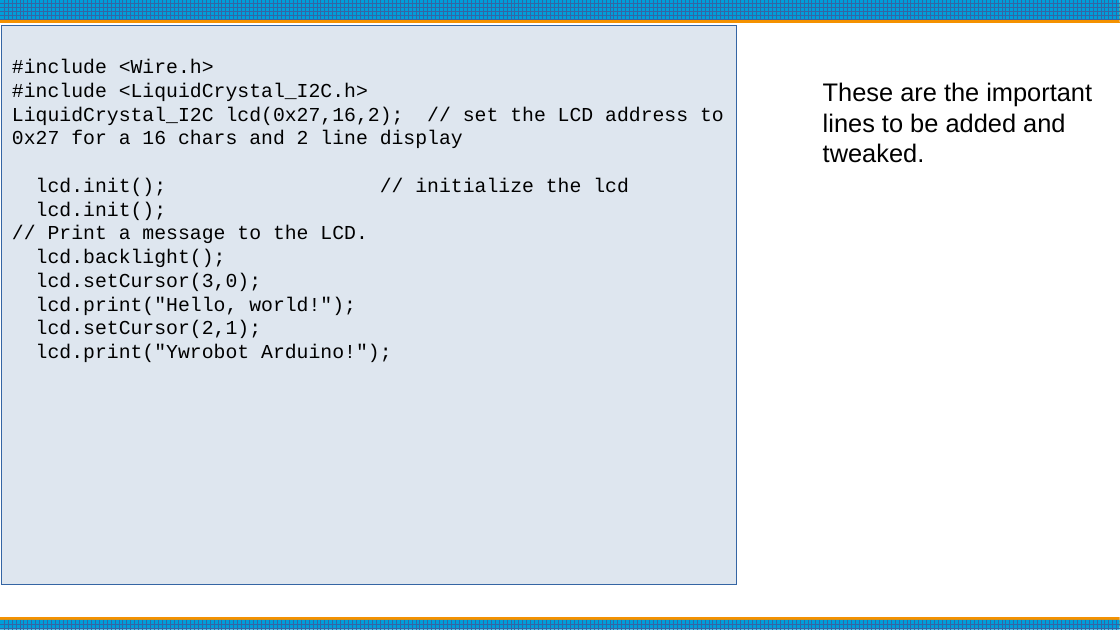
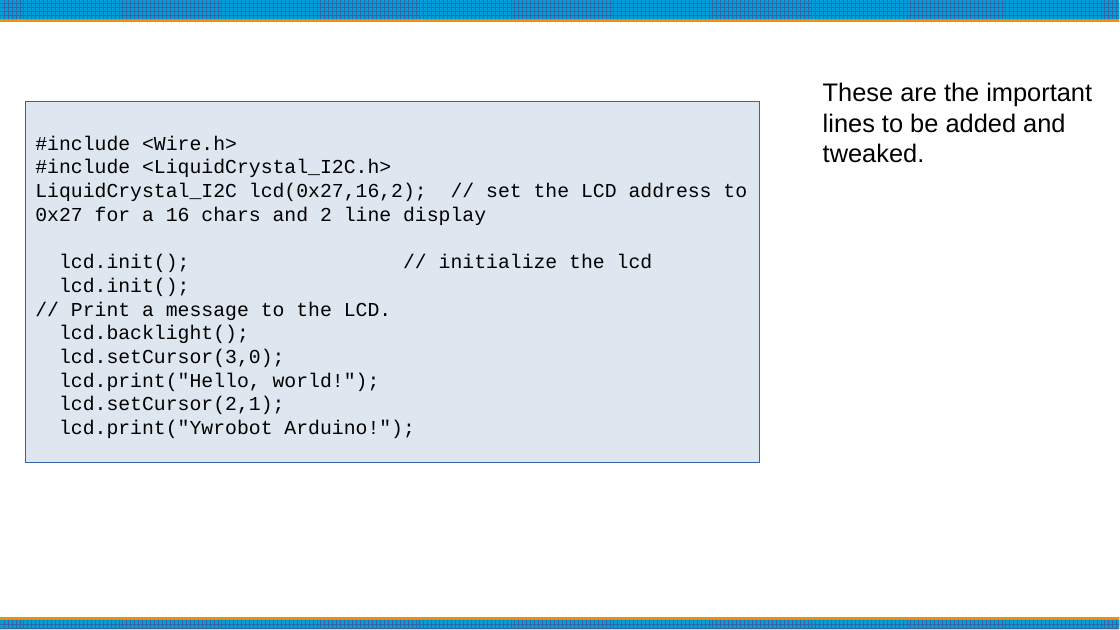
Before and after one commit to bpguy/gps_grid_sq_lcd, a slide deck: slide 18 of Arduino Basics.pptx. Drawn at 1120x630 pixels with LibreOffice and Linux fonts; fonts in the diff are those of the drawing. Boxes give left, top, right and bottom in pixels: in the first picture for what was removed or moved away, otherwise in the second. Text is boxed around its words. In the diff, an @@ line names an element or a change of style, - is before the commit and + after.

```diff
--- a/Arduino Basics.pptx
+++ b/Arduino Basics.pptx
@@ rectangle "#include <Wire.h>": place and size @@
-rectangle "#include <Wire.h>" at [2,25,737,584]
+rectangle "#include <Wire.h>" at [25,102,760,463]
```
Also in this commit, not shown: 8 other slides changed, 9 other files.
